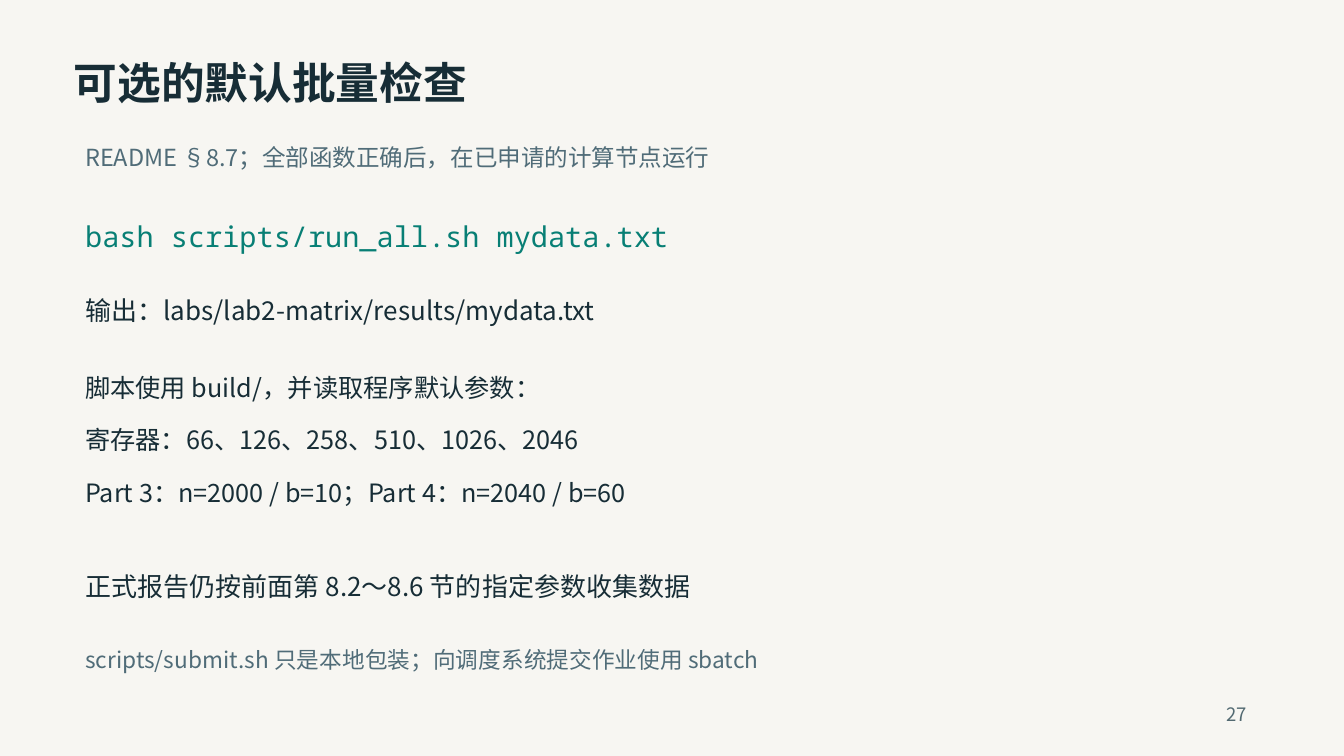
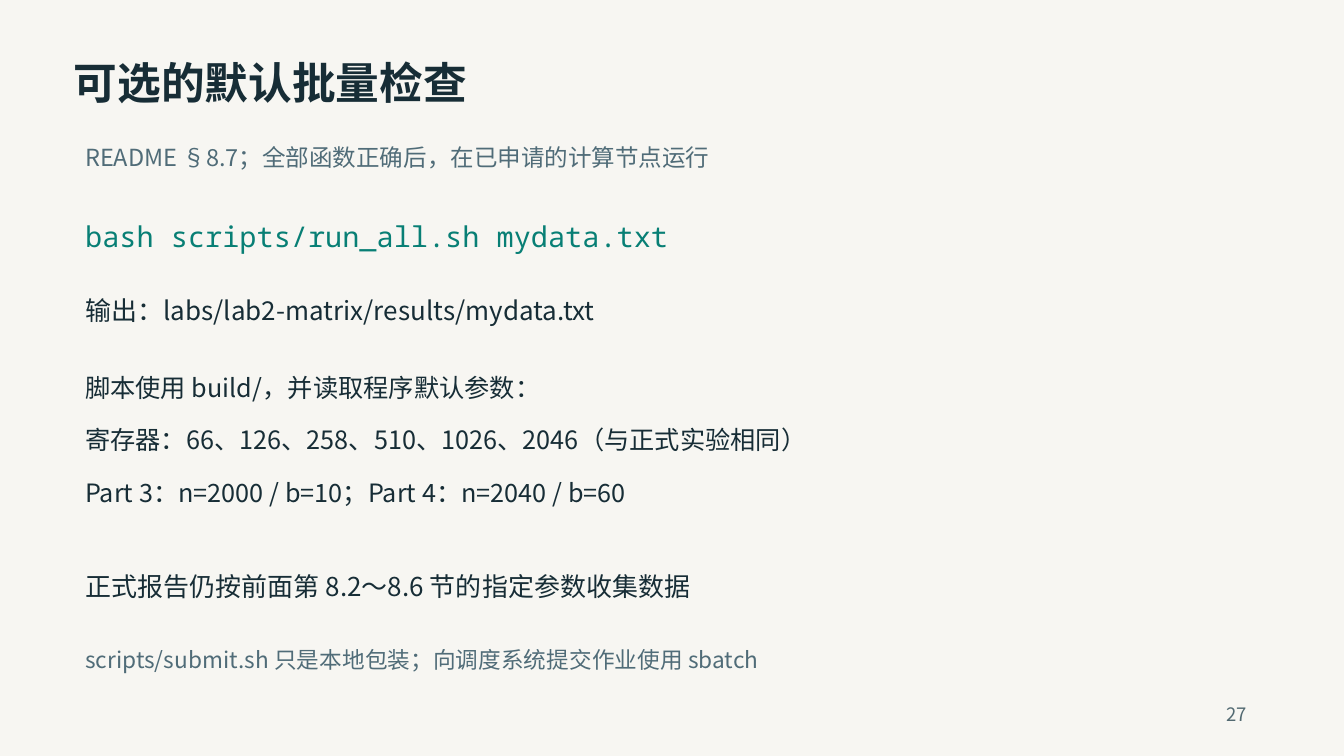
Before and after one commit to 2026-fall-calabs/calabs-2026-fall-starter, a slide deck: slide 27 of docs/交我算平台Lab运行指南-学生版.pptx. Drawn at 1344x756 pixels with LibreOffice and Linux fonts; fonts in the diff are those of the drawing. Boxes give left, top, right and bottom in pixels: in the first picture for what was removed or moved away, otherwise in the second. Text is boxed around its words. In the diff, an @@ line names an element or a change of style, - is before the commit and + after.

```diff
--- a/docs/交我算平台Lab运行指南-学生版.pptx
+++ b/docs/交我算平台Lab运行指南-学生版.pptx
@@ text at (x1=85, y1=427, x2=806, y2=452): text changed @@
-寄存器：66、126、258、510、1026、2046
+寄存器：66、126、258、510、1026、2046（与正式实验相同）
```
Also in this commit, not shown: 1 other slide changed, 2 other files.
